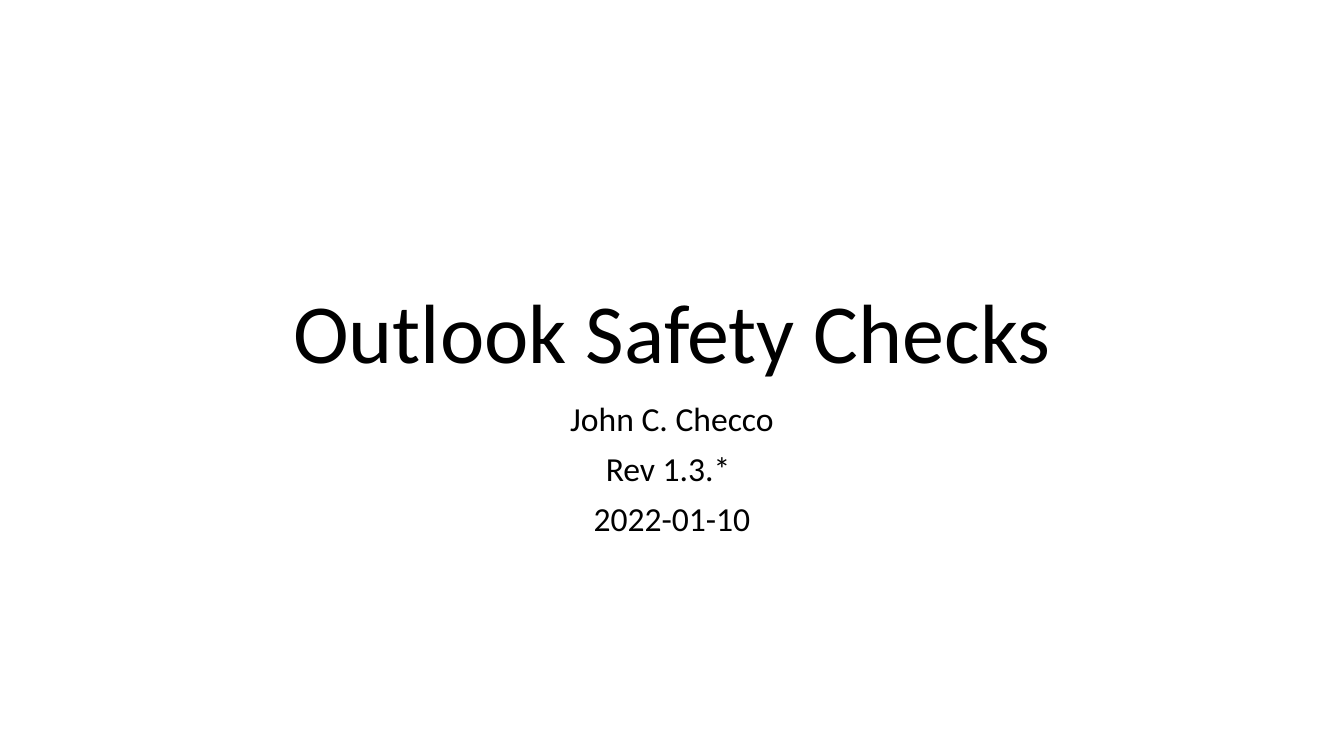
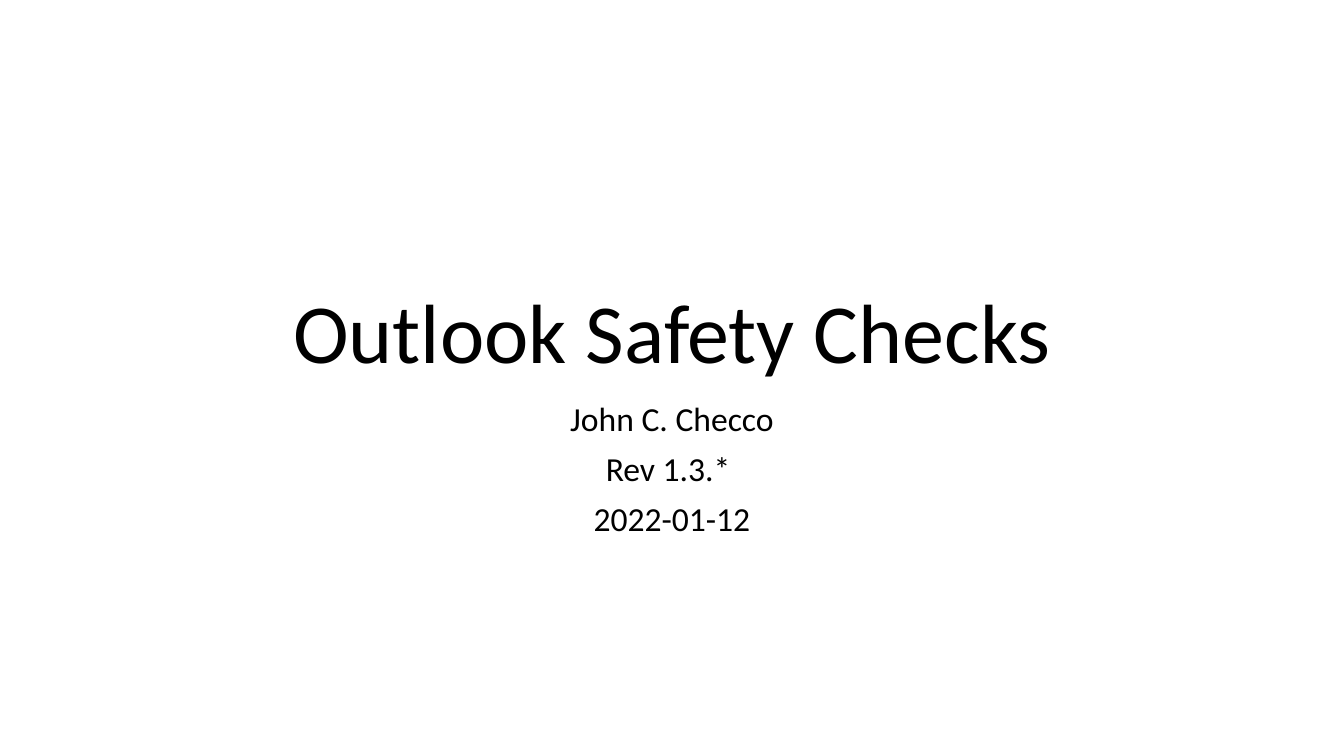
Before and after one commit to CodeChex/OutlookSafetyChecks, a slide deck: slide 1 of Outlook Safety Check.pptx. Drawn at 1344x756 pixels with LibreOffice and Linux fonts; fonts in the diff are those of the drawing. Boxes give left, top, right and bottom in pixels: in the first picture for what was removed or moved away, otherwise in the second. Text is boxed around its words. In the diff, an @@ line names an element or a change of style, - is before the commit and + after.

```diff
--- a/Outlook Safety Check.pptx
+++ b/Outlook Safety Check.pptx
@@ subtitle at [594,509,751,532]: text changed @@
-2022-01-10
+2022-01-12
```
Also in this commit, not shown: 8 other slides changed, 22 other files.
